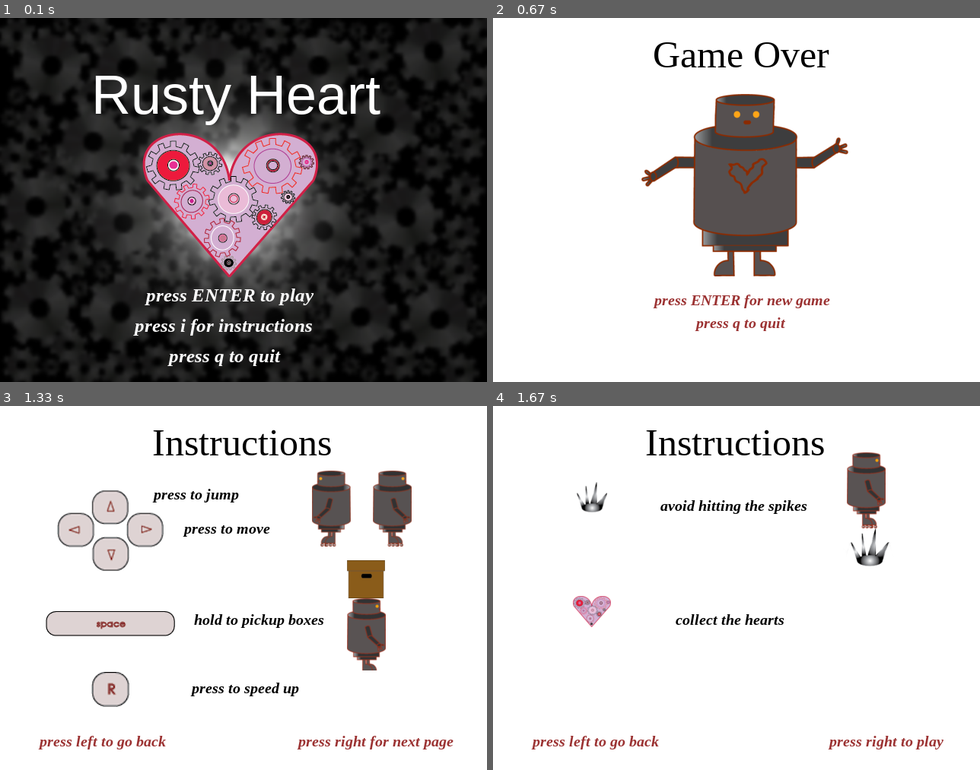
Above: before the commit, frames 1-4 (two rows, left to right).
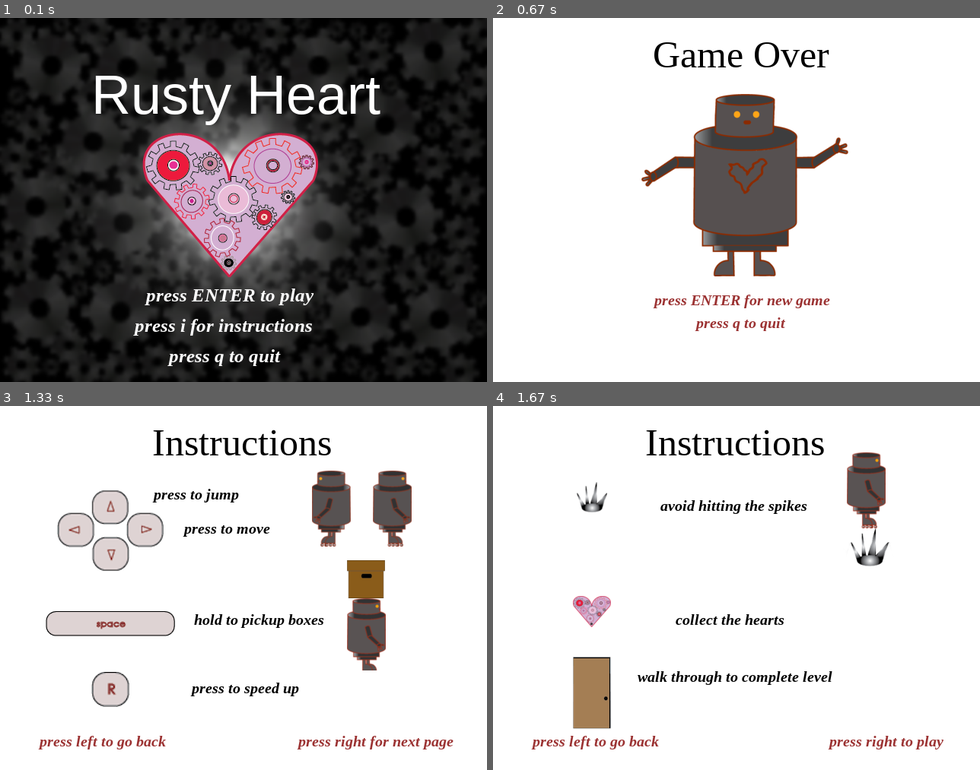
Above: after the commit, the same moments.

Repository: beatriceliang/RustyHeart
Game: pygame game, started from RustyHeart.py
Same seed, same stepped clock (60 frames per second), same inputs: the game is played once before the commit and once after it. The source is Python 2; it was converted automatically to run under Python 3.
Inputs:
- Up to frame 1 (0.1 s): no input
- Up to frame 2 (0.67 s): tap Enter at 0.33 s
- Up to frame 3 (1.33 s): tap Enter at 0.67 s; tap I at 1 s
- Up to frame 4 (1.67 s): hold Right from 1.33 s (still down)

Frames 1-3 are identical in both runs. In frame 4, 2.1% of the frame differs, in the area x 16-70%, y 68-89%.

Commit message:
instructions

Diff:
--- a/RustyHeart.py
+++ b/RustyHeart.py
@@ -297,12 +297,18 @@
 				heart = pygame.image.load( "images/littleheart.png" ).convert_alpha()
 				self.screen.blit( heart, (105, 250) )
 
+				door = pygame.image.load( "images/littledoor.png" ).convert_alpha()
+				self.screen.blit( door, (105, 330) )
+
 				afont = pygame.font.SysFont("Times New Roman", 20, italic = True, bold = True)
 				spikes = afont.render("avoid hitting the spikes",True,(0,0,0))
 				self.screen.blit(spikes,(220,120))
 
 				heart = afont.render("collect the hearts",True,(0,0,0))
 				self.screen.blit(heart,(240,270))
+
+				door = afont.render("walk through to complete level",True,(0,0,0))
+				self.screen.blit(door,(190,345))
 
 				rustyspike = pygame.image.load( "images/rustyspike.png" ).convert_alpha()
 				self.screen.blit( rustyspike, (460, 40) )
Binary file added: images/littledoor.png
Not shown, changed: .DS_Store
